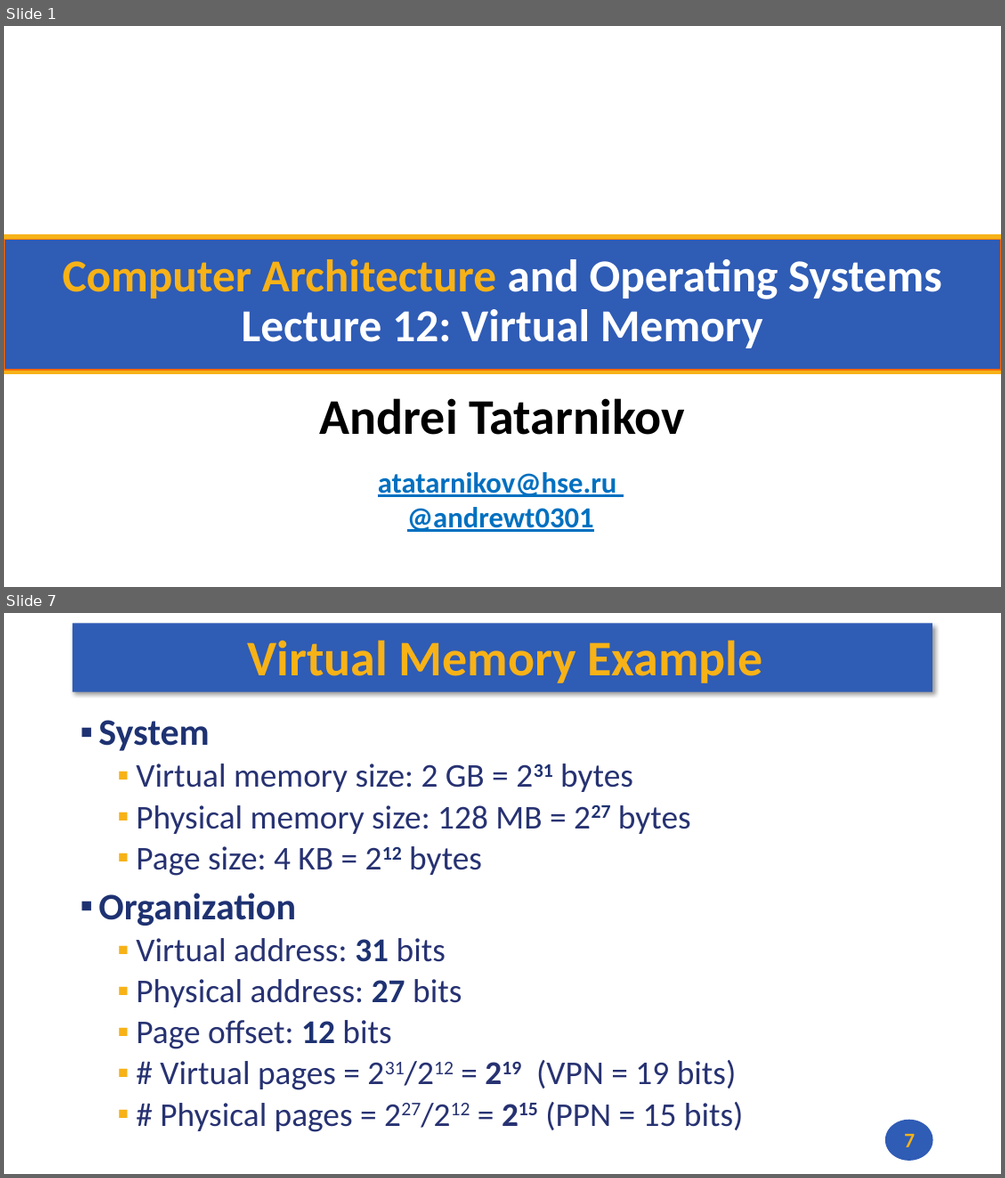
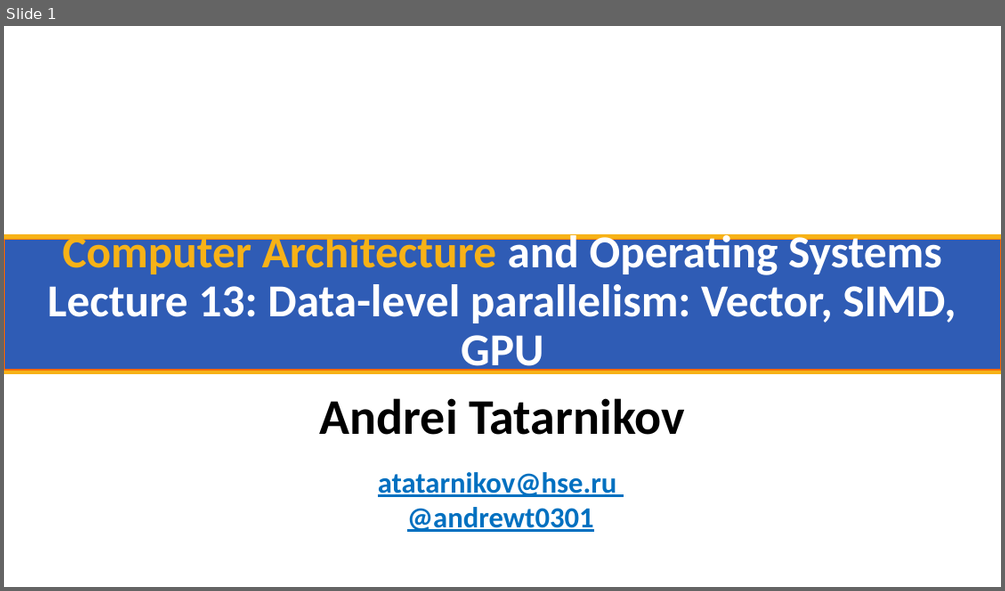
Before and after one commit to andrewt0301/hse-acos-course, a slide deck: docs/part1ca/13_DLP/CA_Lecture_13.pptx. Shown one above the other, each under a label of ours: slides 1 and 7 before the commit, slide 1 after it; the slides between them are not shown. The pictures are 1005x1178 and 1005x591 pixels, drawn with LibreOffice and Linux fonts; fonts in the diff are those of the drawing; background and template pictures are left out. Boxes give left, top, right and bottom in pixels: in the first picture for what was removed or moved away, otherwise in the second. Text is boxed around its words. In the diff, an @@ line names an element or a change of style, - is before the commit and + after.

```diff
--- a/docs/part1ca/13_DLP/CA_Lecture_13.pptx
+++ b/docs/part1ca/13_DLP/CA_Lecture_13.pptx
@@ slide 7 removed at bbox=[4, 613, 1001, 1174], background #FFFFFF @@
@@ rectangle removed at bbox=[73, 624, 933, 692] @@
@@ title removed at bbox=[247, 640, 762, 683] @@
-Virtual Memory Example
@@ text removed at bbox=[98, 720, 744, 1132] @@
-▪ System
-  ▪ Virtual memory size: 2 GB = 231 bytes
-  ▪ Physical memory size: 128 MB = 227 bytes
-  ▪ Page size: 4 KB = 212 bytes
-▪ Organization
-  ▪ Virtual address: 31 bits
-  ▪ Physical address: 27 bits
-  ▪ Page offset: 12 bits
-  ▪ # Virtual pages = 231/212 = 219 (VPN = 19 bits)
-  ▪ # Physical pages = 227/212 = 215 (PPN = 15 bits)
@@ ellipse removed at bbox=[885, 1119, 933, 1160] @@
@@ page number removed at bbox=[904, 1134, 914, 1147] @@
-7
@@ slide 1 changed as well @@
@@ title at bbox=[48, 229, 955, 377]: text changed @@
-Computer Architecture and Operating Systems
-Lecture 12: Virtual Memory
+Computer Architecture and Operating Systems
+Lecture 13: Data-level parallelism: Vector, SIMD, GPU
```
Also in this commit, not shown: 14 slides added, 17 other slides removed, 1 other file.
